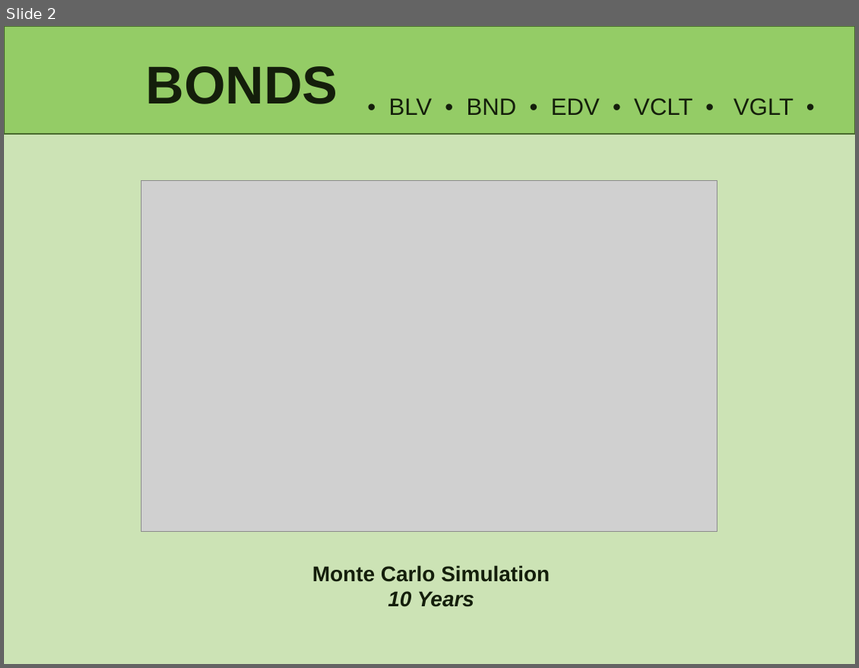
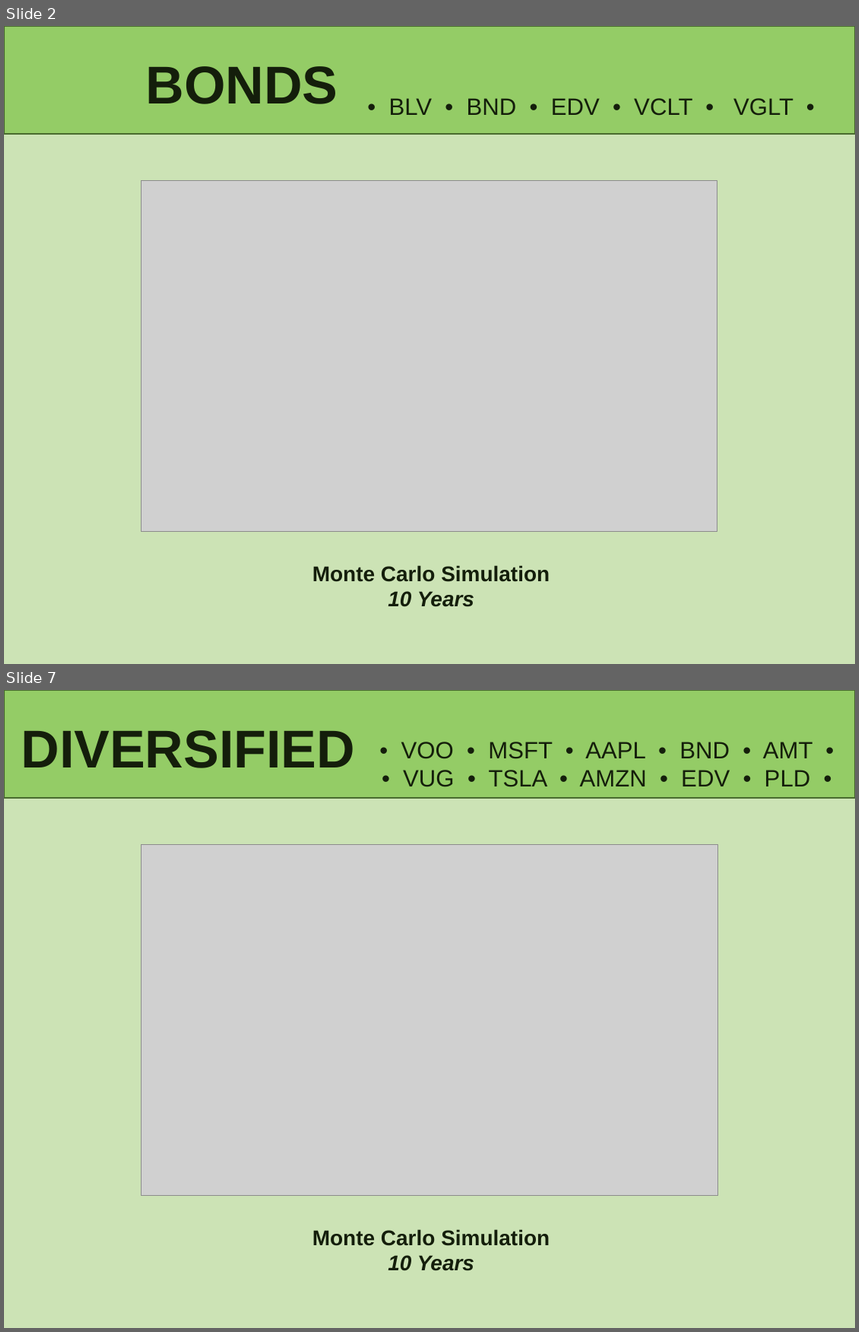
Before and after one commit to lindseyhardouin/Challenging_the_Status_Quo, a slide deck: presentation/P1- Challening the Status Quo.pptx. Shown one above the other, each under a label of ours: slide 2 before the commit, slides 2 and 7 after it; the slides between them are not shown. The pictures are 859x668 and 859x1332 pixels, drawn with LibreOffice and Linux fonts; fonts in the diff are those of the drawing; grey boxes stand for pictures. Boxes give left, top, right and bottom in pixels: in the first picture for what was removed or moved away, otherwise in the second. Text is boxed around its words. In the diff, an @@ line names an element or a change of style, - is before the commit and + after.

```diff
--- a/presentation/P1- Challening the Status Quo.pptx
+++ b/presentation/P1- Challening the Status Quo.pptx
@@ slide 7 added at [4, 690, 855, 1328], background #CCE3B5; not listed: 1 template element that a slide beside it also shows @@
@@ title added at [21, 730, 355, 768], 45 pt, text #141E0B, bold @@
+DIVERSIFIED
@@ text added at [403, 742, 813, 787], 20 pt, text #141E0B @@
+• VOO • MSFT • AAPL • BND • AMT •
+• VUG • TSLA • AMZN • EDV • PLD •
@@ picture added at [141, 845, 718, 1195] @@
@@ text added at [313, 1230, 550, 1271], 18 pt, text #141E0B, bold @@
+Monte Carlo Simulation 10 Years
```
Also in this commit, not shown: 3 slides changed, 6 other slides added, 2 slides removed.
